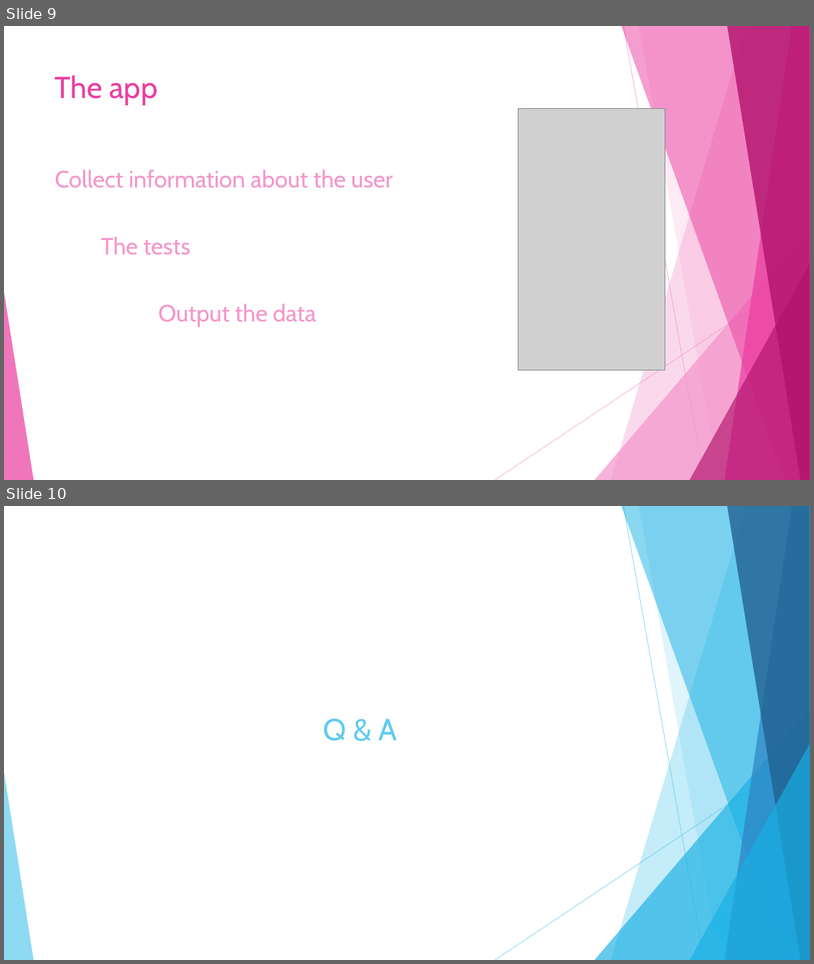
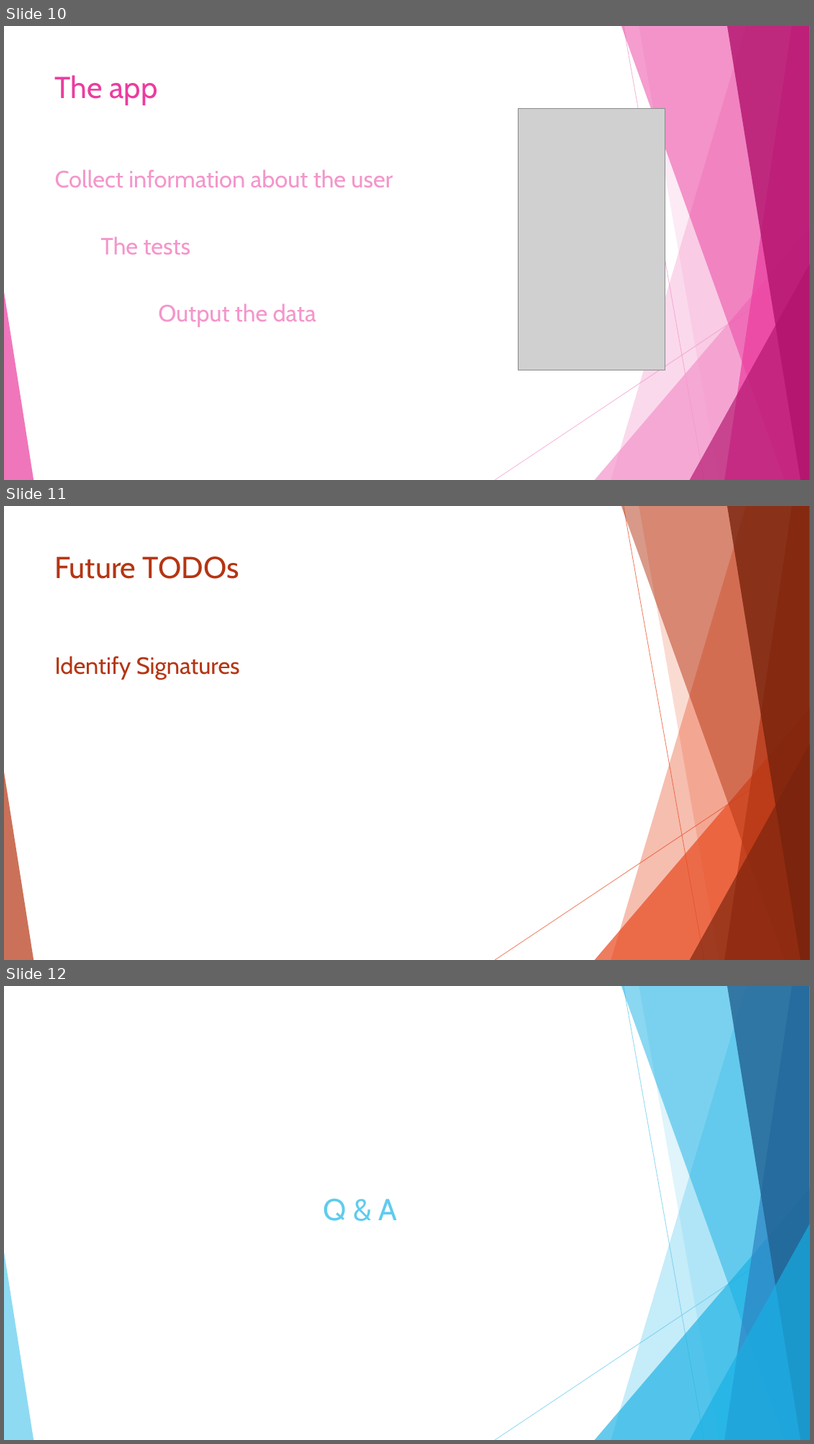
Before and after one commit to JiashuWu/NeuroGraph, a slide deck: Neurograph Project Presentation/Neurograph Presentation Jiashu Wu.pptx. Shown one above the other, each under a label of ours: slides 9 and 10 before the commit, slides 10, 11 and 12 after it. The pictures are 814x964 and 814x1444 pixels, drawn with LibreOffice and Linux fonts; fonts in the diff are those of the drawing; grey boxes stand for pictures. Boxes give left, top, right and bottom in pixels: in the first picture for what was removed or moved away, otherwise in the second. Text is boxed around its words. In the diff, an @@ line names an element or a change of style, - is before the commit and + after.

```diff
--- a/Neurograph Project Presentation/Neurograph Presentation Jiashu Wu.pptx
+++ b/Neurograph Project Presentation/Neurograph Presentation Jiashu Wu.pptx
@@ slide 11 added at [4,506,810,960], background #FFFFFF @@
@@ title added at [55,556,239,579], 36 pt, text #B53513 @@
+Future TODOs
@@ text added at [55,656,240,680], 28 pt, text #B53513 @@
+Identify Signatures
@@ group added at [4,506,810,960]: 5 freeform shapes, 3 triangles, 2 lines @@
@@ what was slide 9 is now slide 10 @@
@@ what was slide 10 is now slide 12 @@
```
Also in this commit, not shown: 1 other slide added, 1 other file.
